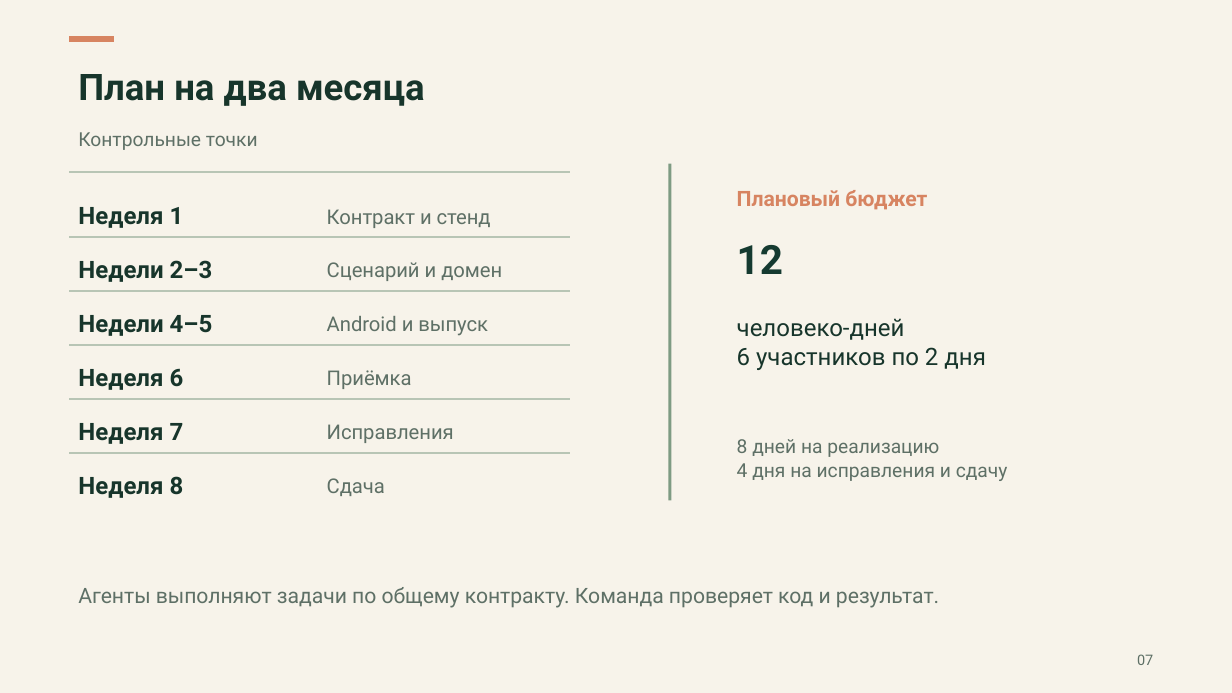
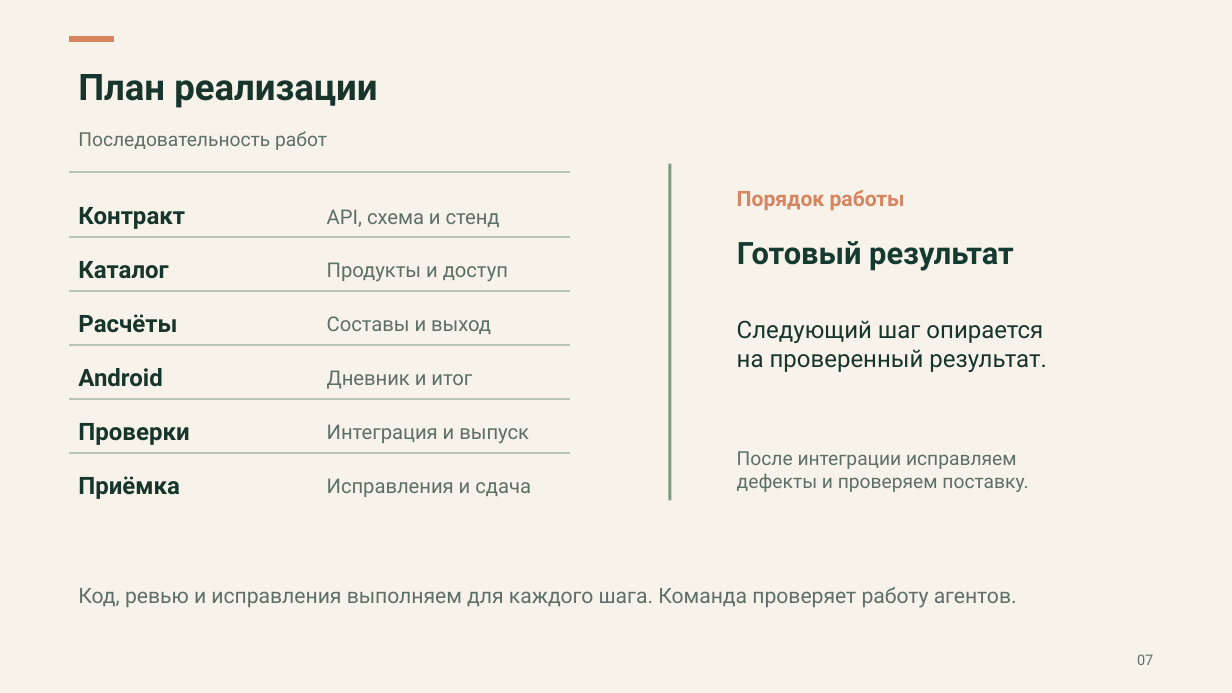
Before and after one commit to rurkk/Calorica, a slide deck: slide 7 of docs/semester-mvp/stage-2/Calorica-stage-2.pptx. Drawn at 1232x693 pixels with LibreOffice and Linux fonts; fonts in the diff are those of the drawing. Boxes give left, top, right and bottom in pixels: in the first picture for what was removed or moved away, otherwise in the second. Text is boxed around its words. In the diff, an @@ line names an element or a change of style, - is before the commit and + after.

```diff
--- a/docs/semester-mvp/stage-2/Calorica-stage-2.pptx
+++ b/docs/semester-mvp/stage-2/Calorica-stage-2.pptx
@@ text at <box>78,74,377,108</box>: text changed @@
-План на два месяца
+План реализации
@@ text at <box>78,131,327,150</box>: text changed @@
-Контрольные точки
+Последовательность работ
@@ text at <box>78,207,185,229</box>: text changed @@
-Неделя 1
+Контракт
@@ text at <box>327,209,500,227</box>: text changed @@
-Контракт и стенд
+API, схема и стенд
@@ text at <box>737,190,905,211</box>: text changed @@
-Плановый бюджет
+Порядок работы
@@ text at <box>78,261,168,279</box>: text changed @@
-Недели 2–3
+Каталог
@@ text at <box>327,262,508,282</box>: text changed @@
-Сценарий и домен
+Продукты и доступ
@@ text at <box>737,241,1013,271</box>: text changed; size 31.5 to 24 pt @@
-12
+Готовый результат
@@ text at <box>78,314,177,333</box>: text changed @@
-Недели 4–5
+Расчёты
@@ text at <box>327,316,491,334</box>: text changed @@
-Android и выпуск
+Составы и выход
@@ text at <box>737,320,1047,372</box>: text changed @@
-человеко-дней
-6 участников по 2 дня
+Следующий шаг опирается
+на проверенный результат.
@@ text at <box>78,368,162,387</box>: text changed @@
-Неделя 6
+Android
@@ text at <box>327,370,472,389</box>: text changed @@
-Приёмка
+Дневник и итог
@@ text at <box>78,423,189,445</box>: text changed @@
-Неделя 7
+Проверки
@@ text at <box>327,424,529,444</box>: text changed @@
-Исправления
+Интеграция и выпуск
@@ text at <box>78,476,180,499</box>: text changed @@
-Неделя 8
+Приёмка
@@ text at <box>327,478,531,497</box>: text changed @@
-Сдача
+Исправления и сдача
@@ text at <box>737,451,1028,492</box>: text changed @@
-8 дней на реализацию
-4 дня на исправления и сдачу
+После интеграции исправляем
+дефекты и проверяем поставку.
@@ text at <box>78,587,1017,608</box>: text changed @@
-Агенты выполняют задачи по общему контракту. Команда проверяет код и результат.
+Код, ревью и исправления выполняем для каждого шага. Команда проверяет работу агентов.
```
Also in this commit, not shown: 1 slide added, 1 slide removed, 16 other files.
